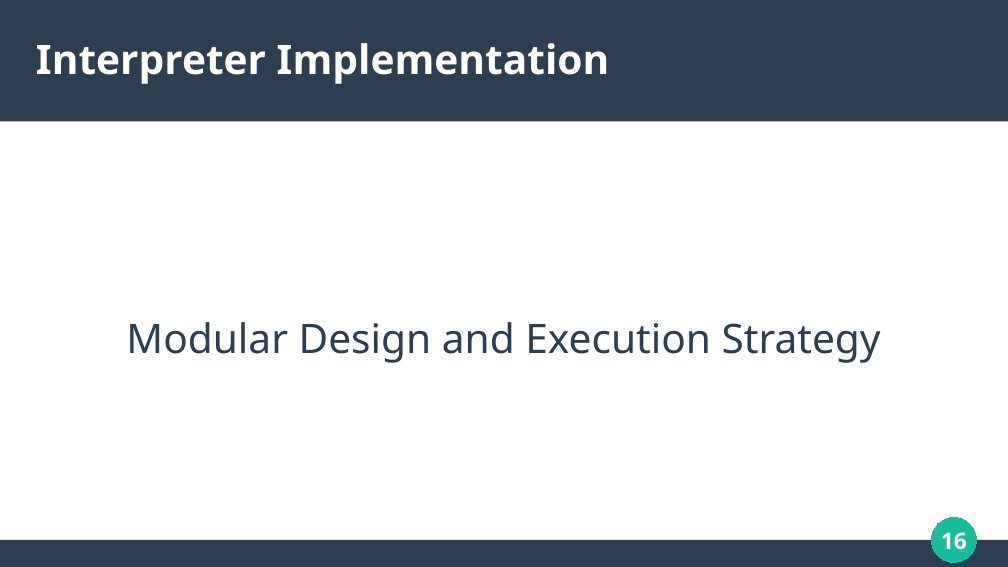
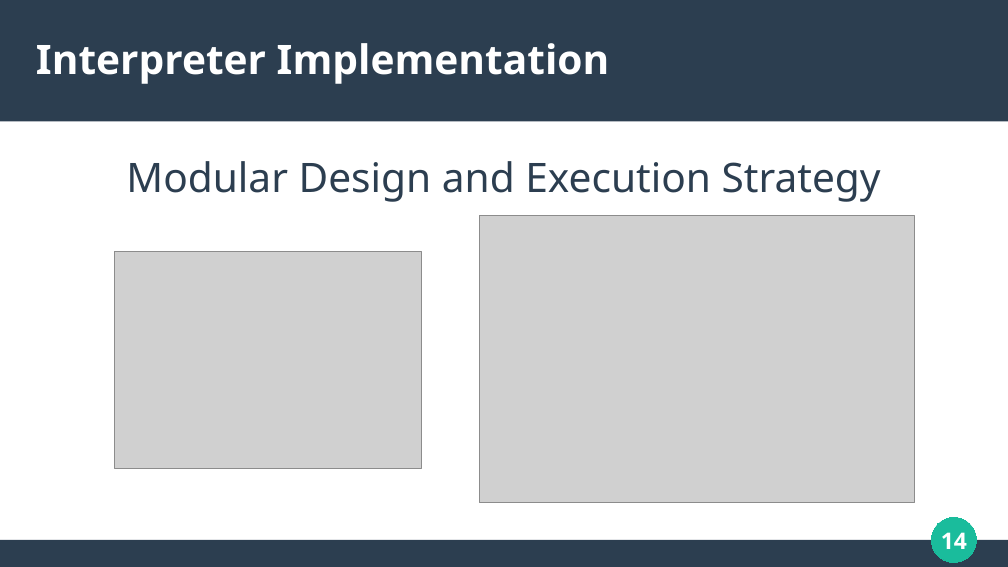
Before and after one commit to solomonarul/bachelors, a slide deck: slide 14 of presentation.odp (slide 16 before the commit). Drawn at 1008x567 pixels with LibreOffice and Linux fonts; fonts in the diff are those of the drawing; grey boxes stand for pictures. Boxes give left, top, right and bottom in pixels: in the first picture for what was removed or moved away, otherwise in the second. Text is boxed around its words. In the diff, an @@ line names an element or a change of style, - is before the commit and + after.

```diff
--- a/presentation.odp
+++ b/presentation.odp
@@ subtitle "Modular Design and Execution Strategy": place and size @@
-subtitle "Modular Design and Execution Strategy" at [126,322,881,363]
+subtitle "Modular Design and Execution Strategy" at [126,161,881,202]
@@ picture added at [479,216,915,503] @@
@@ picture added at [114,252,422,468] @@
@@ page number at [941,532,967,549]: text changed @@
-16
+14
```
Also in this commit, not shown: 17 other slides changed, 2 slides added, 3 slides removed, 1 other file.
